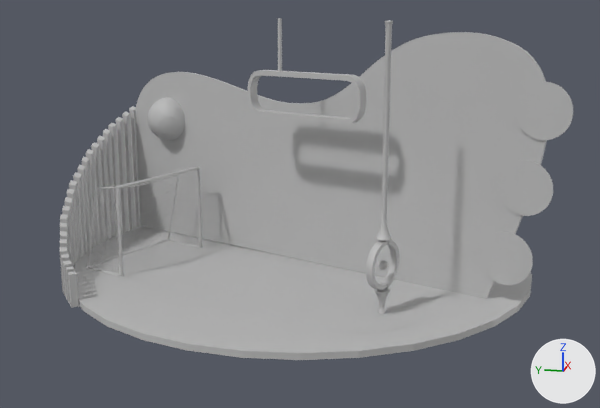
Before and after pictures for a commit that changed the FBX model MovistarExperience/MovistarUniverse/SM_Corner_MovistarDeportes/SM_Corner_MovistarDeportes.fbx.
Before and after are seen from a 50 mm camera at (-9.51, -7.87, 6.95) aimed at (10.3, -3.91, 2.0). The lights are fixed; the arrows at lower right show +X, +Y and +Z. Where no turn or scale is listed for an object, it has been applied to the vertices. Vertices at the same position are counted once.

Before the edit, the objects in view are built like this:
```python
ob_circle_deportes = bpy.data.objects.new('Circle.Deportes', me_mesh_005)
ob_circle_deportes.location = (11.41, -3.71, 0.0)
ob_fondo = bpy.data.objects.new('Fondo', me_mesh_003)
ob_fondo.location = (11.18, -4.6, -0.27)
ob_logo = bpy.data.objects.new('logo', me_mesh_010)
ob_logo.location = (9.58, -4.66, 4.9)
ob_logo_001 = bpy.data.objects.new('logo.001', me_mesh_002)
ob_logo_001.location = (10.24, -3.43, 10.73)
ob_pcylinder18_001 = bpy.data.objects.new('pCylinder18.001', me_mesh_013)
ob_pcylinder18_001.location = (7.92, -6.23, 0.22)
ob_pelota_basket = bpy.data.objects.new('pelota-Basket', me_mesh_006)
ob_pelota_basket.location = (8.16, -12.78, -0.18)
ob_pelota_futbol = bpy.data.objects.new('pelota-Futbol', me_mesh_012)
ob_pelota_futbol.location = (13.35, 0.54, 3.6)
ob_pelotagolf = bpy.data.objects.new('pelotaGolf', me_mesh_004)
ob_pelotagolf.location = (8.29, -12.47, -1.87)
ob_porteria_arco = bpy.data.objects.new('porteria-arco', me_mesh_007)
ob_porteria_arco.location = (10.51, 0.8, 0.9)
# also in view: 'pelota-Tenis' at (8.98, -9.49, 4.63); 'pCylinder19.001' at (8.0, -6.23, 1.29); 'grass' at (9.67, -2.77, 0.16); 'Cerramiento' at (10.64, 1.63, 1.93); 'porteria-malla' at (10.94, 0.48, 1.3)
```
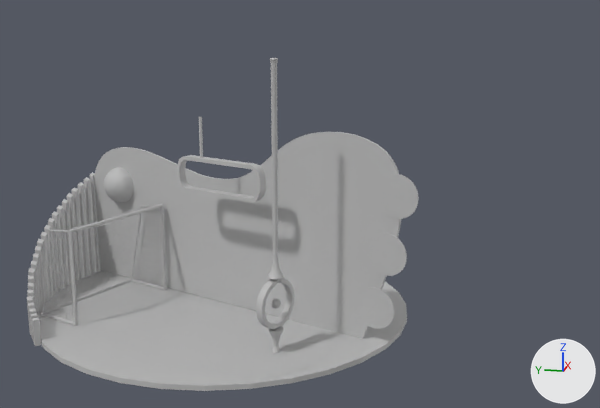
Commit message: Add changes size more small MovistarUniverse

Location of each change, (x1, y1, x2, y2) in pixels of the pictures (600 x 408 px):
'Fondo', mesh rescaled, moved (25% narrower, 22% shorter)
    before: (135, 32, 547, 299)
    after: (94, 132, 401, 339)
'Circle.Deportes', mesh rescaled, moved (19% narrower, 10% shorter)
    before: (74, 226, 532, 360)
    after: (38, 271, 407, 391)
'grass', moved
    before: (93, 241, 426, 332)
    after: (39, 282, 330, 377)
'Cerramiento', mesh rescaled, moved (10% narrower, 14% shorter)
    before: (60, 106, 142, 308)
    after: (27, 172, 101, 346)
'pelota-Tenis', mesh rescaled, moved (29% narrower, 22% shorter)
    before: (515, 82, 573, 140)
    after: (378, 174, 419, 219)
'pelota-Basket', mesh rescaled, moved (27% narrower, 23% shorter)
    before: (498, 160, 553, 216)
    after: (367, 233, 407, 276)
'logo', mesh rescaled, moved (24% narrower, 11% shorter)
    before: (248, 70, 366, 124)
    after: (177, 155, 266, 203)
'pelotaGolf', mesh rescaled, moved (26% narrower, 20% shorter)
    before: (480, 232, 533, 285)
    after: (356, 287, 395, 329)
'pCylinder18.001', mesh rescaled, moved
    before: (375, 21, 393, 241)
    after: (267, 58, 284, 280)
'porteria-arco', moved
    before: (86, 166, 202, 276)
    after: (40, 204, 166, 326)
'pelota-Futbol', reshaped, moved (18% narrower, 18% shorter)
    before: (148, 97, 185, 140)
    after: (104, 167, 134, 202)
'porteria-malla', moved
    before: (90, 169, 199, 272)
    after: (44, 206, 163, 319)
'porteria-soporte', moved
    before: (87, 167, 194, 266)
    after: (41, 205, 156, 312)
'logo.001', mesh rescaled, moved (22% shorter)
    before: (278, 18, 282, 71)
    after: (199, 117, 203, 158)

What changed in the scene script:
```text
Change me_mesh_013:
    where me_mesh_013.from_pydata(...)  # 302 vertices, 320 faces; spans x -0.1..0.25, y -0.17..0.18, z 1.66..6.31
    me_mesh_013 part 2: the whole mesh is scaled about the mesh origin by 0.91
Change me_mesh:
    where me_mesh.from_pydata(...)  # 67 vertices, 36 faces; spans x 0.675..1.195, y 2.974..4.14, z 2.462..3.717
    me_mesh part 10: the whole mesh is scaled about the mesh origin by 0.7
Change me_mesh_005:
    where me_mesh_005.from_pydata(...)  # 64 vertices, 34 faces; spans x -6.0..6.0, y -6.0..6.0, z 0.0..0.15
    me_mesh_005 part 6: the whole mesh is scaled about the mesh origin by 0.7
Change me_mesh_003:
    where me_mesh_003.from_pydata(...)  # 216 vertices, 109 faces; spans x -2.22..2.73, y -5.03..6.41, z 0.41..6.52
    me_mesh_003 part 3: the whole mesh is scaled about the mesh origin by 0.7
Change me_mesh_006:
    where me_mesh_006.from_pydata(...)  # 67 vertices, 36 faces; spans x 0.675..1.195, y 2.974..4.14, z 2.462..3.717
    me_mesh_006 part 1: the whole mesh is scaled about the mesh origin by 0.7
Change me_mesh_012:
    remove me_mesh_012.from_pydata(...)  # 3018 vertices, 2556 faces; spans x -0.643..0.201, y -0.552..0.634, z -0.627..0.618
    add me_mesh_012.from_pydata(...)  # 3017 vertices, 2552 faces; spans x -0.45..0.141, y -0.387..0.444, z -0.439..0.433
    me_mesh_012 part 4: 3018 vertices removed from x -0.643..0.201, y -0.552..0.634, z -0.627..0.618; 3017 vertices added at x -0.45..0.141, y -0.387..0.444, z -0.439..0.433
Change me_mesh_002:
    where me_mesh_002.from_pydata(...)  # 64 vertices, 34 faces; spans x -0.05..0.05, y -0.05..0.05, z -5.445..-4.21
    me_mesh_002 part 8: the whole mesh is scaled about the mesh origin by 0.7
Change me_mesh_011:
    where me_mesh_011.from_pydata(...)  # 192 vertices, 120 faces; spans x -4.11..2.52, y 4.46..6.16, z 0.0..3.86
    me_mesh_011 part 9: the whole mesh is scaled about the mesh origin by 0.7
Change me_mesh_010:
    where me_mesh_010.from_pydata(...)  # 80 vertices, 80 faces; spans x -0.38..1.14, y -0.96..2.1, z -0.73..0.38
    me_mesh_010 part 5: the whole mesh is scaled about the mesh origin by 0.7
Change me_mesh_004:
    where me_mesh_004.from_pydata(...)  # 67 vertices, 36 faces; spans x 0.675..1.195, y 2.974..4.14, z 2.462..3.717
    me_mesh_004 part 7: the whole mesh is scaled about the mesh origin by 0.7
Change ob_pcylinder18_001:
    ob_pcylinder18_001.location: (7.92, -6.23, 0.22) -> (5.53, -4.36, 0.16)
Change ob_porteria_arco:
    ob_porteria_arco.location: (10.51, 0.8, 0.9) -> (7.19, 0.46, 0.81)
Change ob_pelota_tenis:
    ob_pelota_tenis.location: (8.04, -13.05, 1.54) -> (5.63, -9.14, 1.08)
Change ob_porteria_malla:
    ob_porteria_malla.location: (12.79, -0.74, 0.16) -> (9.27, -0.94, 0.14)
Change ob_circle_deportes:
    ob_circle_deportes.location: (11.41, -3.71, 0.0) -> (7.99, -2.59, 0.0)
Change ob_grass:
    ob_grass.location: (9.91, -0.65, 0.16) -> (6.93, -1.35, 0.11)
Change ob_fondo:
    ob_fondo.location: (11.18, -4.6, -0.27) -> (7.83, -3.22, -0.19)
Change ob_porteria_soporte:
    ob_porteria_soporte.location: (12.79, -0.74, 0.16) -> (9.27, -0.94, 0.14)
Change ob_pelota_basket:
    ob_pelota_basket.location: (8.16, -12.78, -0.18) -> (5.71, -8.94, -0.13)
Change ob_pelota_futbol:
    ob_pelota_futbol.location: (13.35, 0.54, 3.6) -> (9.35, 0.38, 2.52)
Change ob_logo_001:
    ob_logo_001.location: (10.24, -3.43, 10.73) -> (7.17, -2.4, 7.51)
Change ob_cerramiento:
    ob_cerramiento.location: (11.44, -3.68, 0.0) -> (8.01, -2.58, 0.0)
Change ob_logo:
    ob_logo.location: (9.58, -4.66, 4.9) -> (6.7, -3.26, 3.43)
Change ob_pelotagolf:
    ob_pelotagolf.location: (8.29, -12.47, -1.87) -> (5.8, -8.73, -1.31)
```
